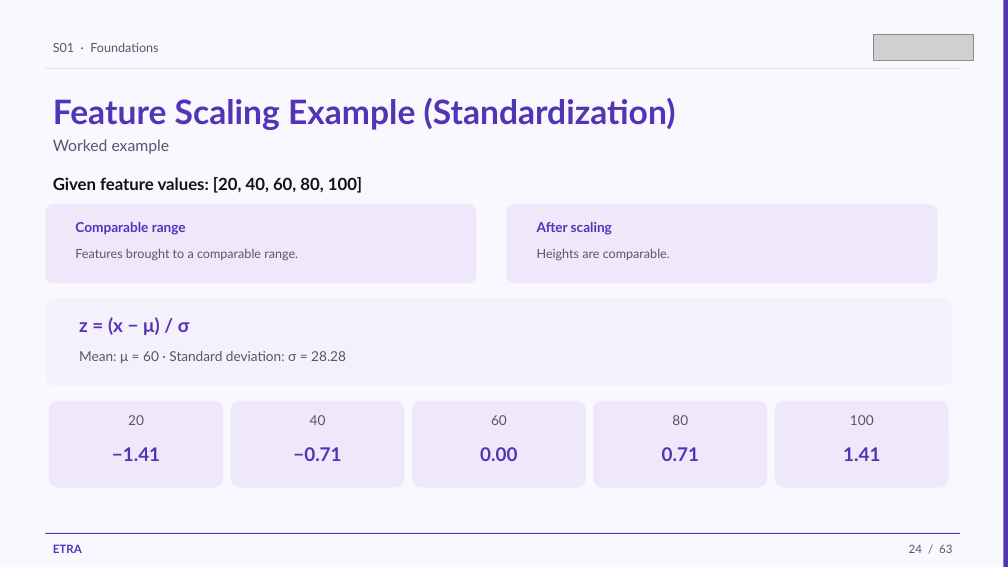
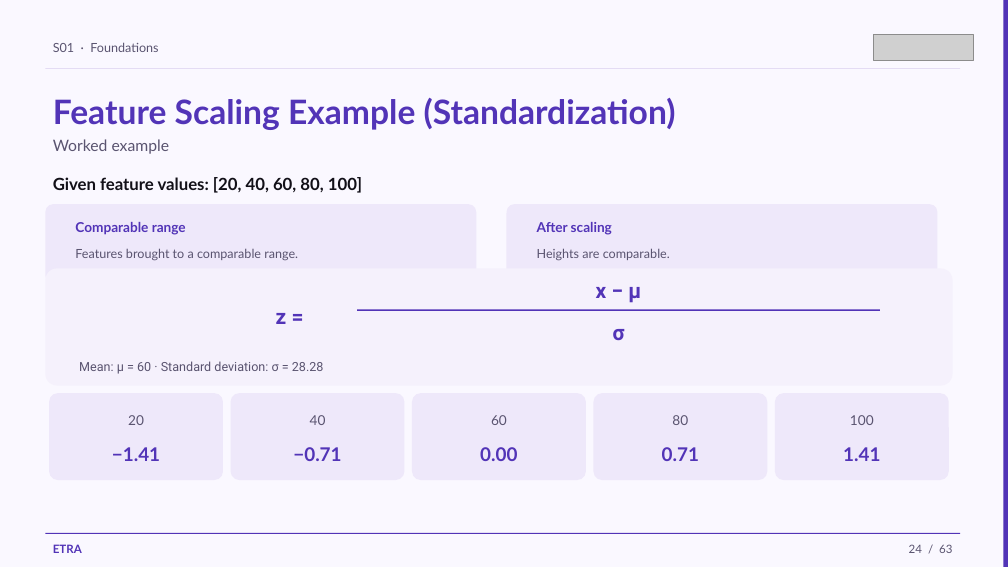
Before and after one commit to iksasa15/AI-ML, a slide deck: slide 24 of web-presentation/pdf-exports/Week1-Session1-Foundations.pptx. Drawn at 1008x567 pixels with LibreOffice and Linux fonts; fonts in the diff are those of the drawing; grey boxes stand for pictures. Boxes give left, top, right and bottom in pixels: in the first picture for what was removed or moved away, otherwise in the second. Text is boxed around its words. In the diff, an @@ line names an element or a change of style, - is before the commit and + after.

```diff
--- a/web-presentation/pdf-exports/Week1-Session1-Foundations.pptx
+++ b/web-presentation/pdf-exports/Week1-Session1-Foundations.pptx
@@ rounded rectangle: place and size @@
-rounded rectangle at bbox=[45, 299, 953, 386]
+rounded rectangle at bbox=[45, 268, 953, 386]
@@ text "x − μ" at bbox=[596, 287, 641, 303]: vertical alignment top to bottom @@
@@ text at bbox=[596, 287, 641, 303]: text changed; size 18 to 20 pt; font Lato to Roboto @@
-z = (x − μ) / σ
+x − μ
@@ text added at bbox=[276, 313, 287, 324], 20 pt, text #5234B7, bold @@
+z =
@@ rectangle added at bbox=[357, 309, 880, 311], fill #5234B7 @@
@@ text added at bbox=[613, 329, 625, 340], 20 pt, text #5234B7, bold @@
+σ
@@ text "Mean: μ = 60 · ...": place and size @@
-text "Mean: μ = 60 · ..." at bbox=[79, 351, 346, 364]
+text "Mean: μ = 60 · ..." at bbox=[79, 361, 324, 374]
@@ text "Mean: μ = 60 · ..." at bbox=[79, 361, 324, 374]: size 13 to 12 pt, font Lato to Roboto @@
@@ 5 rounded rectangles: place and size @@
-5 rounded rectangles at bbox=[49, 401, 949, 488]
+5 rounded rectangles at bbox=[49, 393, 949, 480]
```
Also in this commit, not shown: 7 other slides changed, 2 other files.
